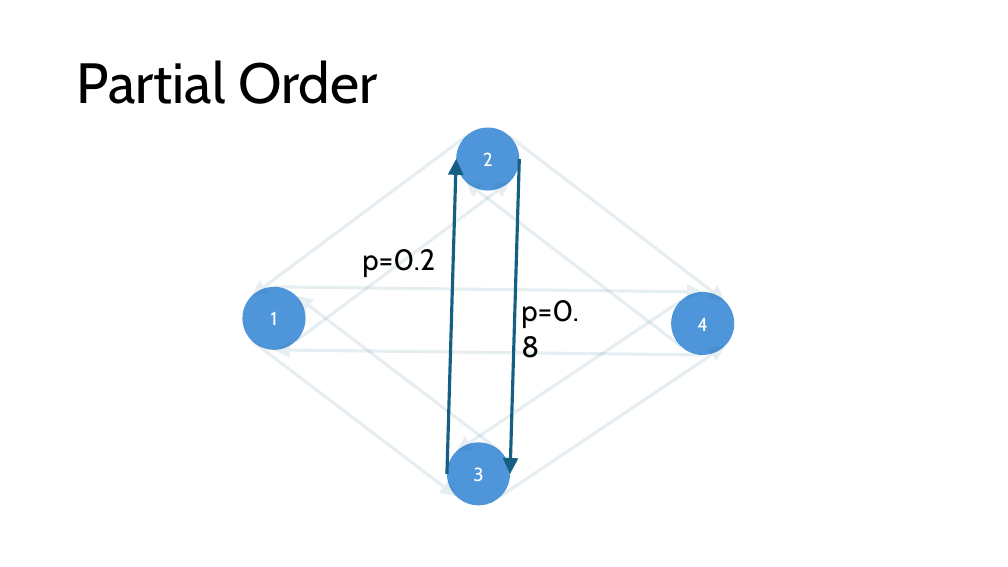
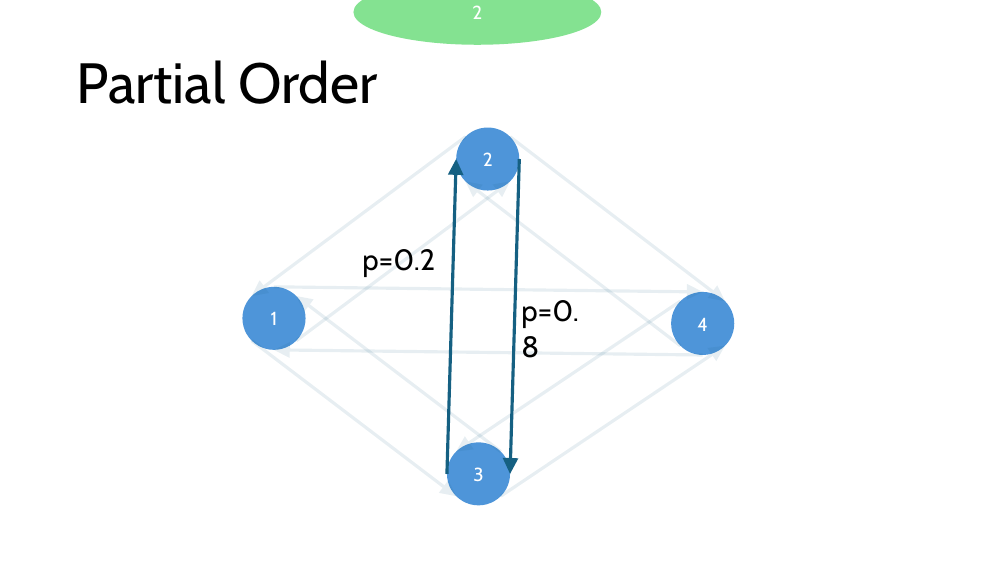
Before and after one commit to HaseebLUMS/Onyx-Presentation, a slide deck: slide 20 of tommy_hotnets.pptx. Drawn at 1008x567 pixels with LibreOffice and Linux fonts; fonts in the diff are those of the drawing. Boxes give left, top, right and bottom in pixels: in the first picture for what was removed or moved away, otherwise in the second. Text is boxed around its words. In the diff, an @@ line names an element or a change of style, - is before the commit and + after.

```diff
--- a/tommy_hotnets.pptx
+++ b/tommy_hotnets.pptx
@@ ellipse added at (354,0,602,45), fill #84E291, 18 pt, text #FFFFFF @@
+2
```
Also in this commit, not shown: 11 other slides changed.
